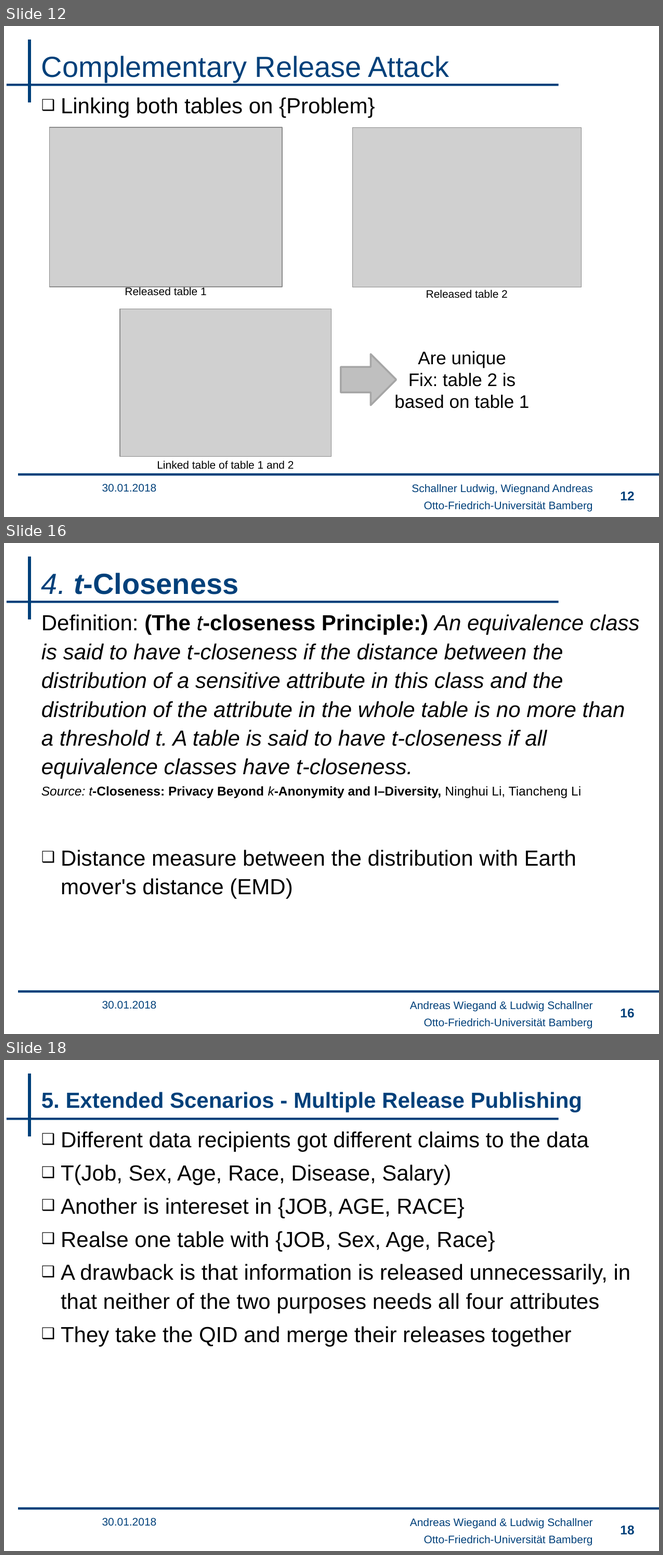
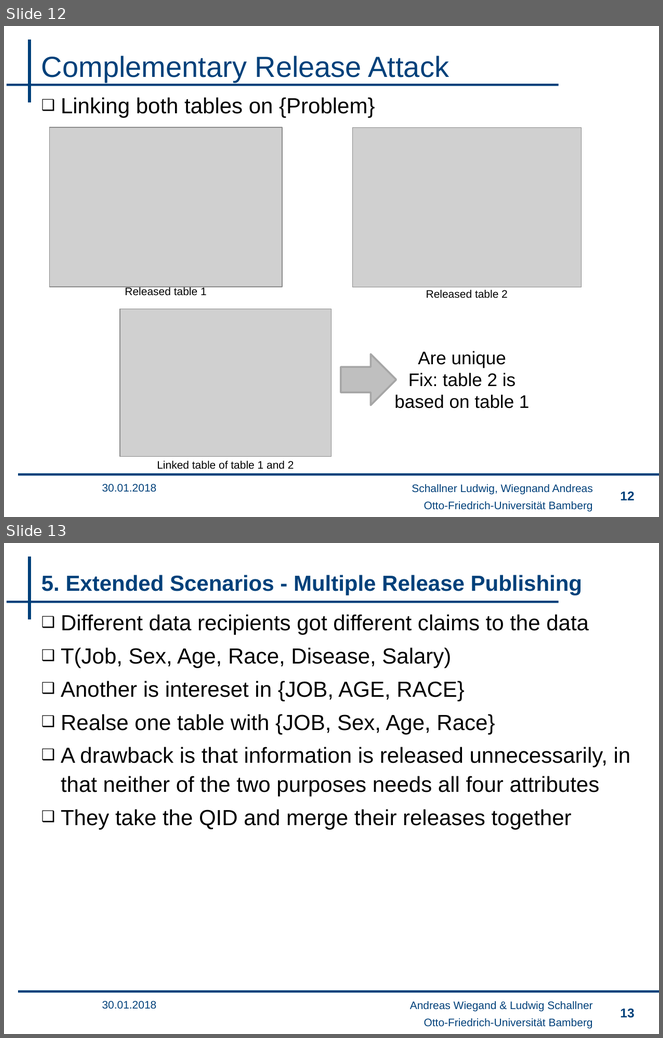
Before and after one commit to wsgan001/PSI-MSem, a slide deck: presentation/sicherheits_final_an.pptx. Shown one above the other, each under a label of ours: slides 12, 16 and 18 before the commit, slides 12 and 13 after it; the slides between them are not shown. The pictures are 663x1555 and 663x1038 pixels, drawn with LibreOffice and Linux fonts; fonts in the diff are those of the drawing; grey boxes stand for pictures; background and template pictures are left out. Boxes give left, top, right and bottom in pixels: in the first picture for what was removed or moved away, otherwise in the second. Text is boxed around its words. In the diff, an @@ line names an element or a change of style, - is before the commit and + after.

```diff
--- a/presentation/sicherheits_final_an.pptx
+++ b/presentation/sicherheits_final_an.pptx
@@ slide 16 removed at [4,543,659,1034], background #FFFFFF; not listed: 4 template elements that a slide beside it also shows @@
@@ title removed at [41,573,239,594] @@
-4. t-Closeness
@@ text removed at [41,614,640,899] @@
-Definition: (The t-closeness Principle:) An equivalence class is said to have t-closeness if the distance between the distribution of a sensitive attribute in this class and the distribution of the attribute in the whole table is no more than a threshold t. A table is said to have t-closeness if all equivalence classes have t-closeness.
-Source: t-Closeness: Privacy Beyond k-Anonymity and l–Diversity, Ninghui Li, Tiancheng Li
-❑ Distance measure between the distribution with Earth mover's distance (EMD)
@@ text removed at [102,1001,157,1009] @@
-30.01.2018
@@ text removed at [410,1001,593,1012] @@
-Andreas Wiegand & Ludwig Schallner
@@ page number removed at [620,1009,634,1018] @@
-16
@@ what was slide 18 is now slide 13 @@
@@ page number at [620,1009,634,1018]: text changed @@
-18
+13
```
Also in this commit, not shown: 4 other slides removed.
